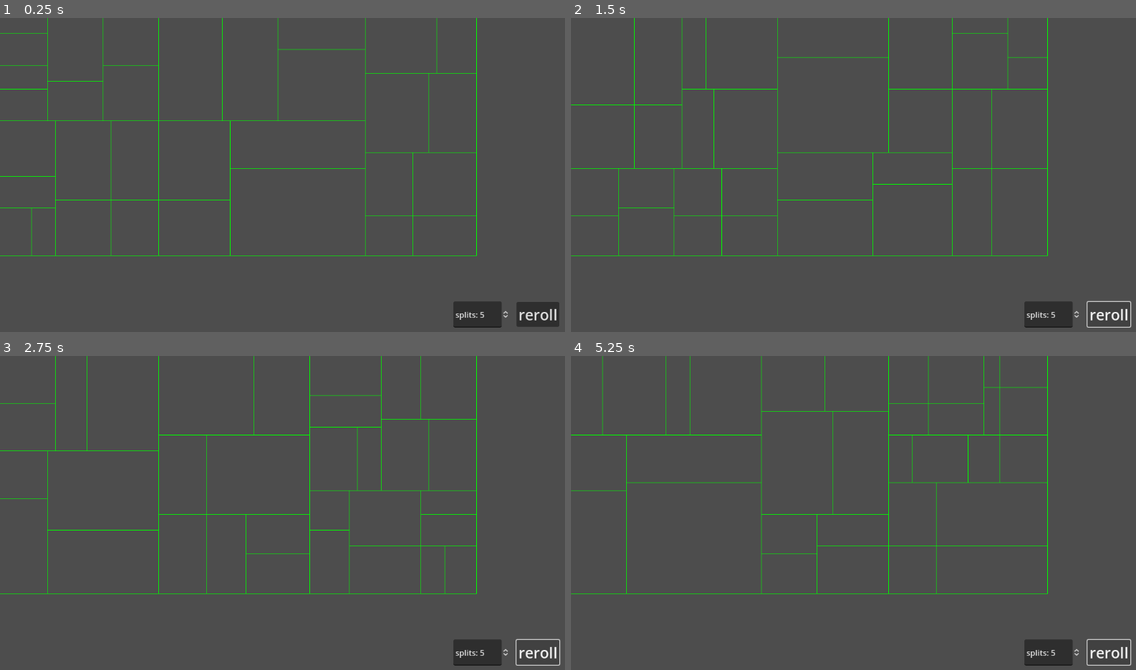
Above: before the commit, frames 1-4 (two rows, left to right).
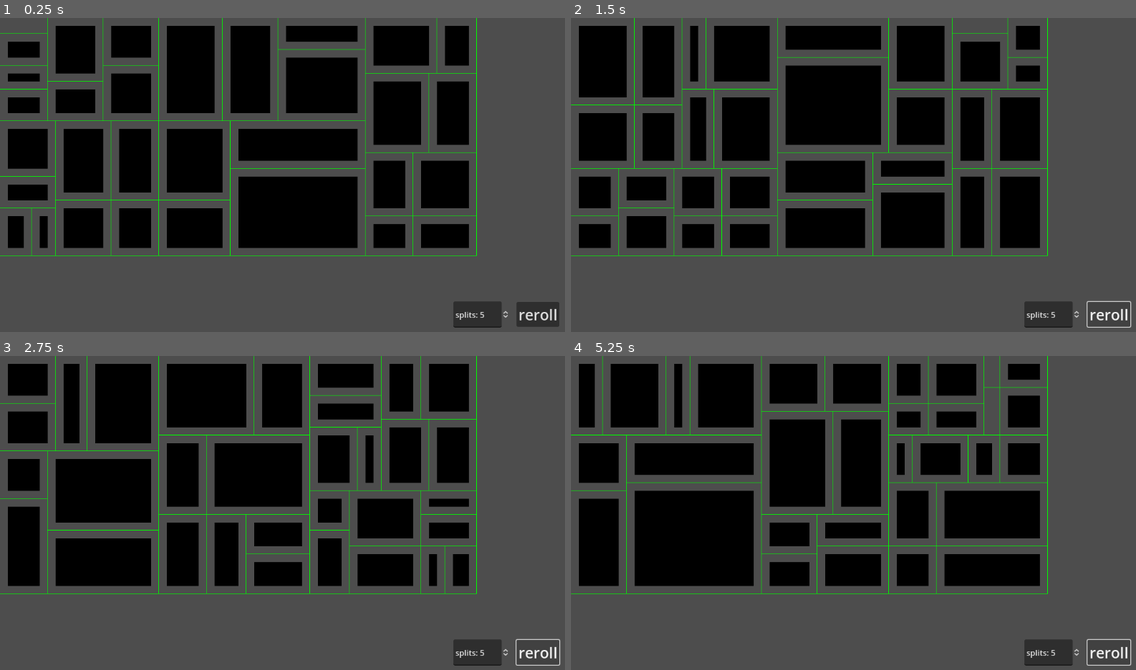
Above: after the commit, the same moments.

Repository: IanLum/Procedural-Dungeon-Generation
Game: Godot game, scene res://main.tscn
Two runs of this game, one before a commit and one after it. Both use one fixed random seed, a clock stepped at 60 frames per second and the inputs below.
Inputs:
- Up to frame 1 (0.25 s): no input
- Up to frame 2 (1.5 s): click "reroll" at 0.5 s; click "reroll" at 1.25 s
- Up to frame 3 (2.75 s): click "reroll" at 2 s
- Up to frame 4 (5.25 s): tap Enter at 2.75, 4.25 s; tap Space at 3.5, 5 s

The runs differ from the first frame. In frame 1, 35% of the frame differs, in the area x 1-84%, y 2-74%; in frame 2, 35%; in frame 3, 35%; in frame 4, 36%.

Commit message:
impl place room tiles

Diff:
--- a/main.gd
+++ b/main.gd
@@ -2,6 +2,7 @@
 
 const TILE_SIZE := 16
 
+@onready var tile_map = $TileMap
 @onready var splits_selector = $CanvasLayer/NumSplits
 
 var root: Branch
@@ -28,7 +29,20 @@
 
 func generate_rooms():
 	root.split(splits_selector.value)
+	place_room_tiles()
 	queue_redraw()
+
+func place_room_tiles():
+	tile_map.clear()
+	for leaf in root.get_leaves():
+		for x in range(1, leaf.size.x - 1):
+			for y in range(1, leaf.size.y - 1):
+				tile_map.set_cell(
+					0,
+					Vector2i(x + leaf.position.x, y + leaf.position.y),
+					1,
+					Vector2i(0, 0)
+				)
 
 func _on_reroll_pressed():
 	generate_rooms()
